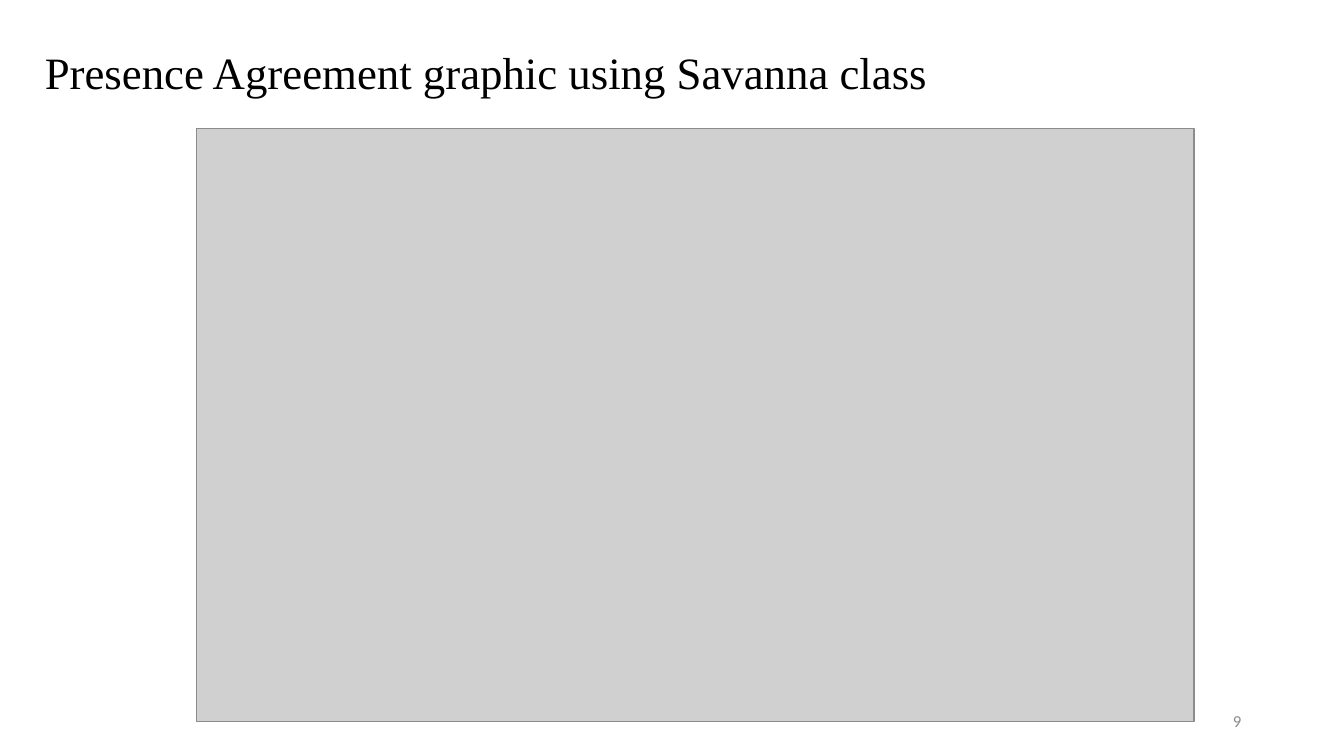
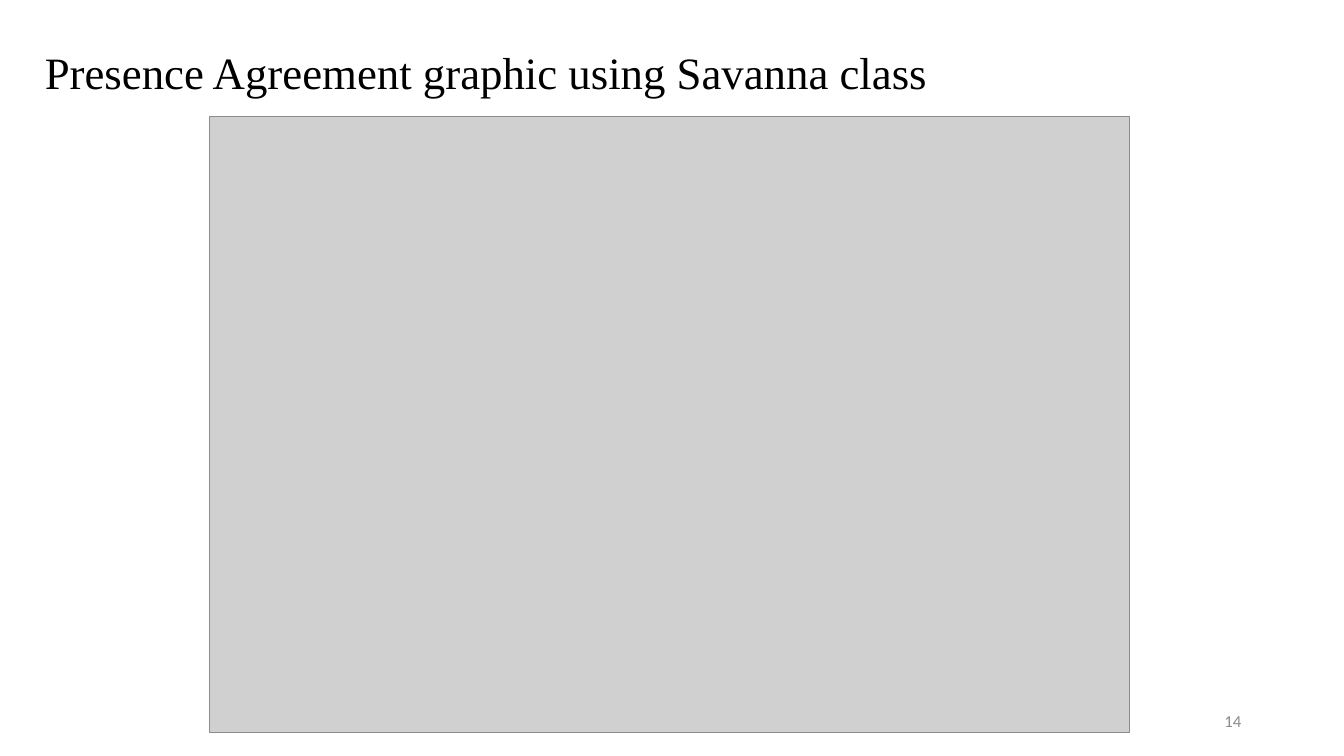
Before and after one commit to antoniovfonseca/compare-time-series, a slide deck: slide 14 of validation_results.pptx (slide 9 before the commit). Drawn at 1344x756 pixels with LibreOffice and Linux fonts; fonts in the diff are those of the drawing; grey boxes stand for pictures. Boxes give left, top, right and bottom in pixels: in the first picture for what was removed or moved away, otherwise in the second. Text is boxed around its words. In the diff, an @@ line names an element or a change of style, - is before the commit and + after.

```diff
--- a/validation_results.pptx
+++ b/validation_results.pptx
@@ picture resized from (x1=197, y1=129, x2=1195, y2=722) to (x1=210, y1=117, x2=1130, y2=733) @@
@@ page number at (x1=1224, y1=716, x2=1241, y2=727): text changed @@
-9
+14
```
Also in this commit, not shown: 8 other slides changed, 12 slides added, 3 slides removed, 47 other files.
